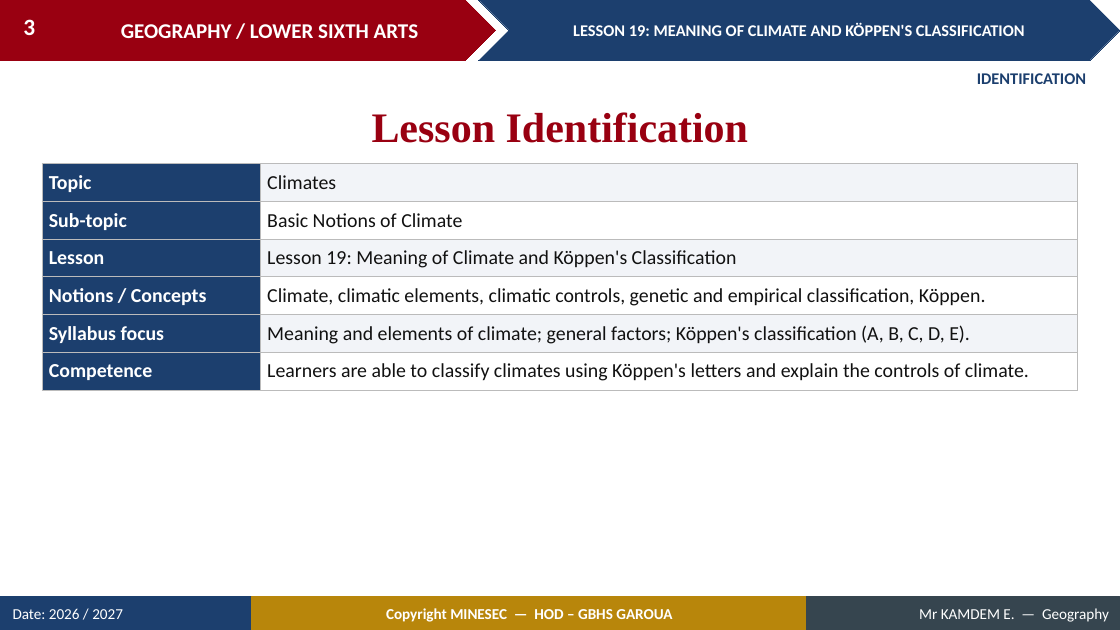
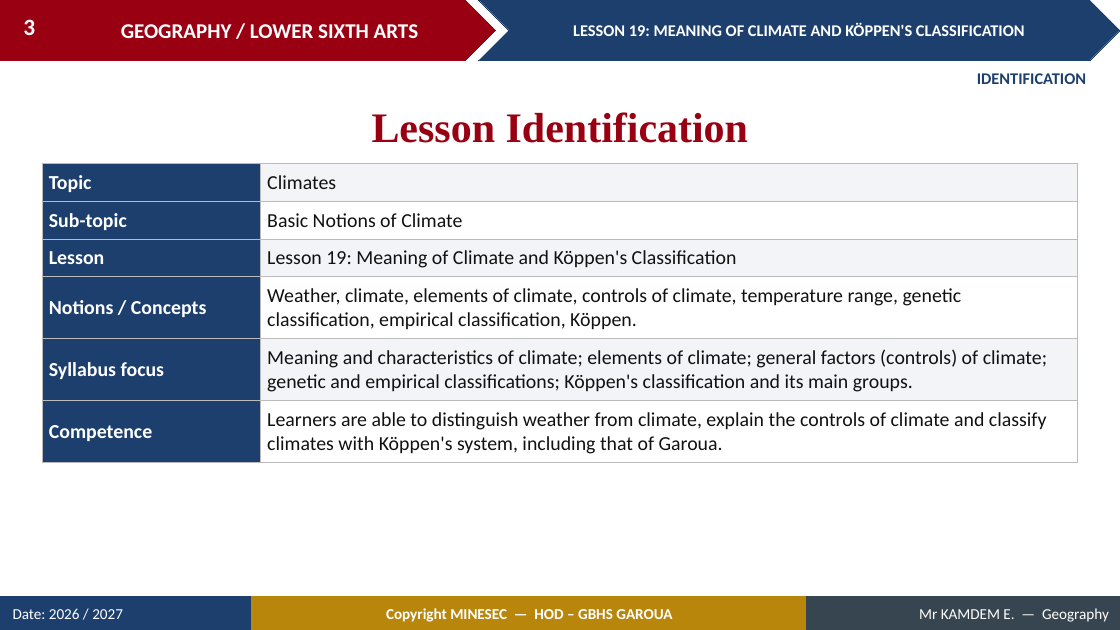
Before and after one commit to Berthautk/linea-github, a slide deck: slide 3 of lecons/LSA/Climatology/01_LSA_CLIM_L19_Meaning_of_Climate_and_K_ppen_s_Classification.pptx. Drawn at 1120x630 pixels with LibreOffice and Linux fonts; fonts in the diff are those of the drawing. Boxes give left, top, right and bottom in pixels: in the first picture for what was removed or moved away, otherwise in the second. Text is boxed around its words. In the diff, an @@ line names an element or a change of style, - is before the commit and + after.

```diff
--- a/lecons/LSA/Climatology/01_LSA_CLIM_L19_Meaning_of_Climate_and_K_ppen_s_Classification.pptx
+++ b/lecons/LSA/Climatology/01_LSA_CLIM_L19_Meaning_of_Climate_and_K_ppen_s_Classification.pptx
@@ table at <box>42,164,1078,458</box> @@
-row 4, column 2: Climate, climatic elements, climatic controls, genetic and empirical classification, Köppen.
+row 4, column 2: Weather, climate, elements of climate, controls of climate, temperature range, genetic classification, empirical classification, Köppen.
-row 5, column 2: Meaning and elements of climate; general factors; Köppen's classification (A, B, C, D, E).
+row 5, column 2: Meaning and characteristics of climate; elements of climate; general factors (controls) of climate; genetic and empirical classifications; Köppen's classification and its main groups.
-row 6, column 2: Learners are able to classify climates using Köppen's letters and explain the controls of climate.
+row 6, column 2: Learners are able to distinguish weather from climate, explain the controls of climate and classify climates with Köppen's system, including that of Garoua.
```
Also in this commit, not shown: 38 other slides changed, 19 slides added, 10 slides removed, 21 other files.
